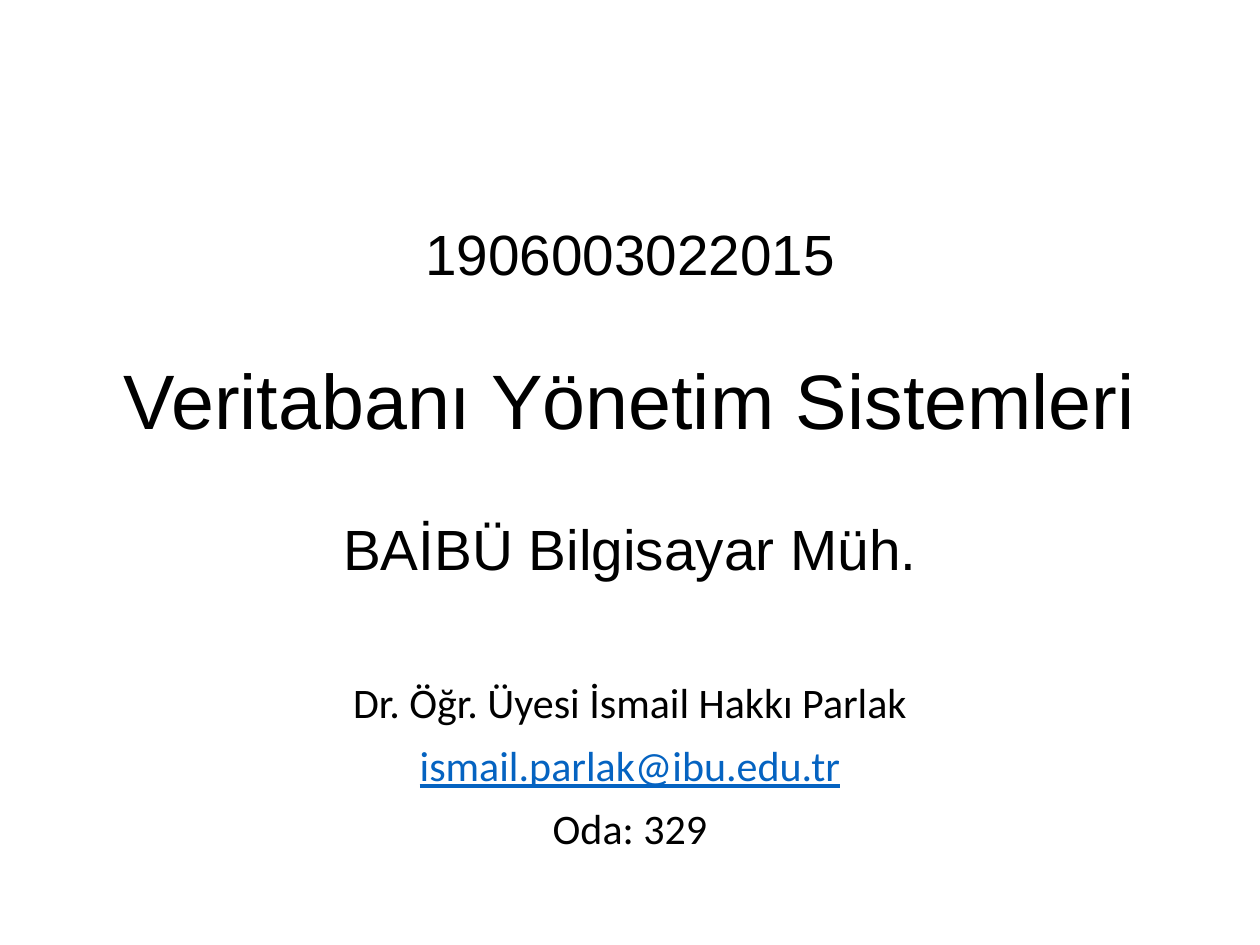
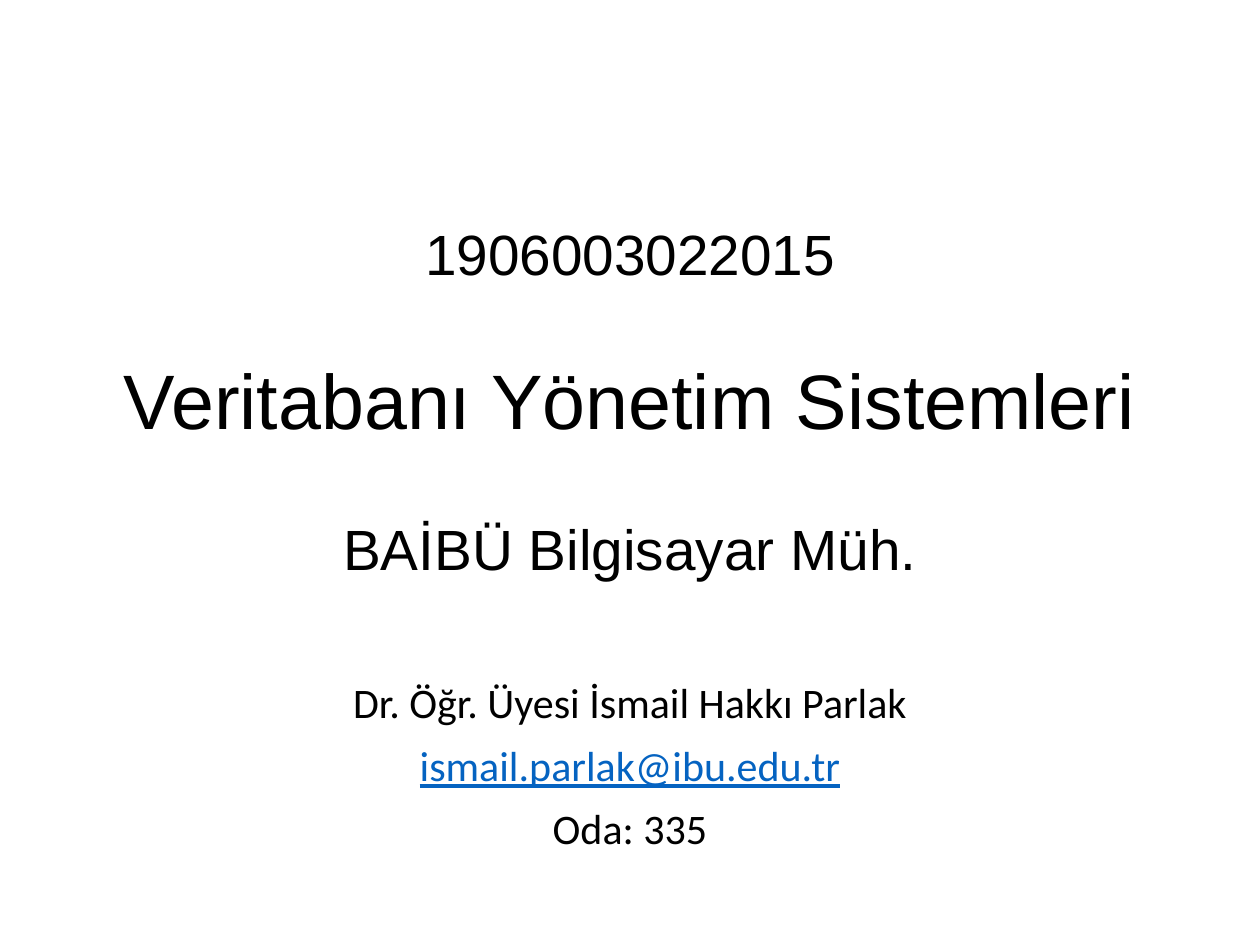
Before and after one commit to ihpar/dbms, a slide deck: slide 1 of Slides/Ders 2 JSON.pptx. Drawn at 1260x945 pixels with LibreOffice and Linux fonts; fonts in the diff are those of the drawing. Boxes give left, top, right and bottom in pixels: in the first picture for what was removed or moved away, otherwise in the second. Text is boxed around its words. In the diff, an @@ line names an element or a change of style, - is before the commit and + after.

```diff
--- a/Slides/Ders 2 JSON.pptx
+++ b/Slides/Ders 2 JSON.pptx
@@ subtitle at (x1=553, y1=814, x2=707, y2=845): text changed @@
-Oda: 329
+Oda: 335
```
Also in this commit, not shown: 4 other files.
